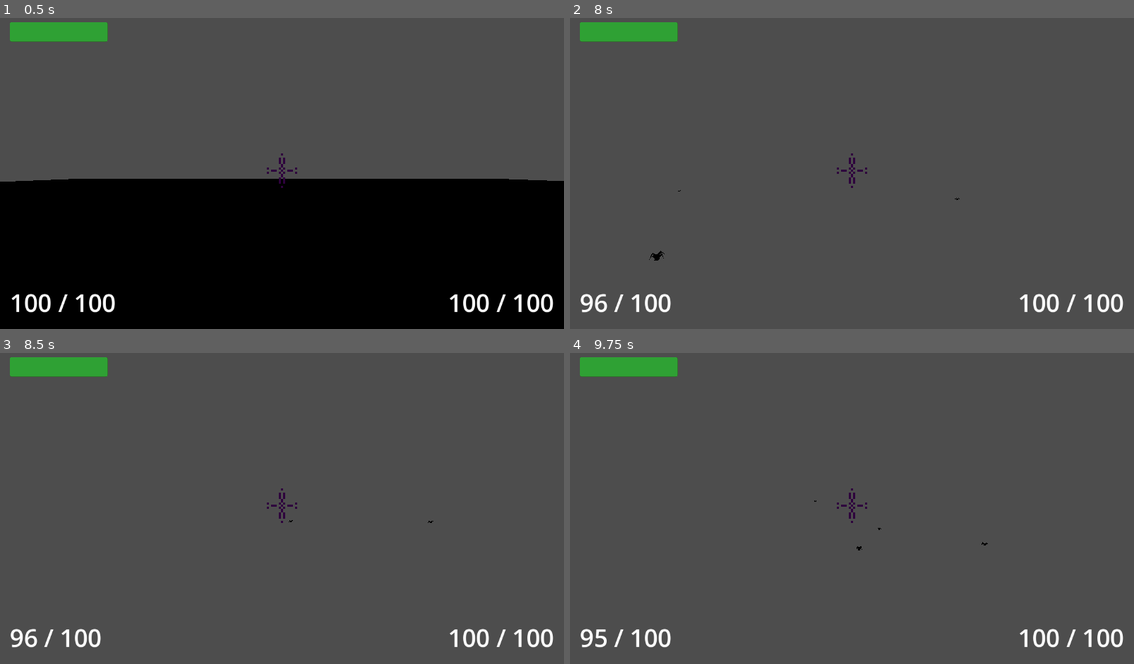
Above: before the commit, frames 1-4 (two rows, left to right).
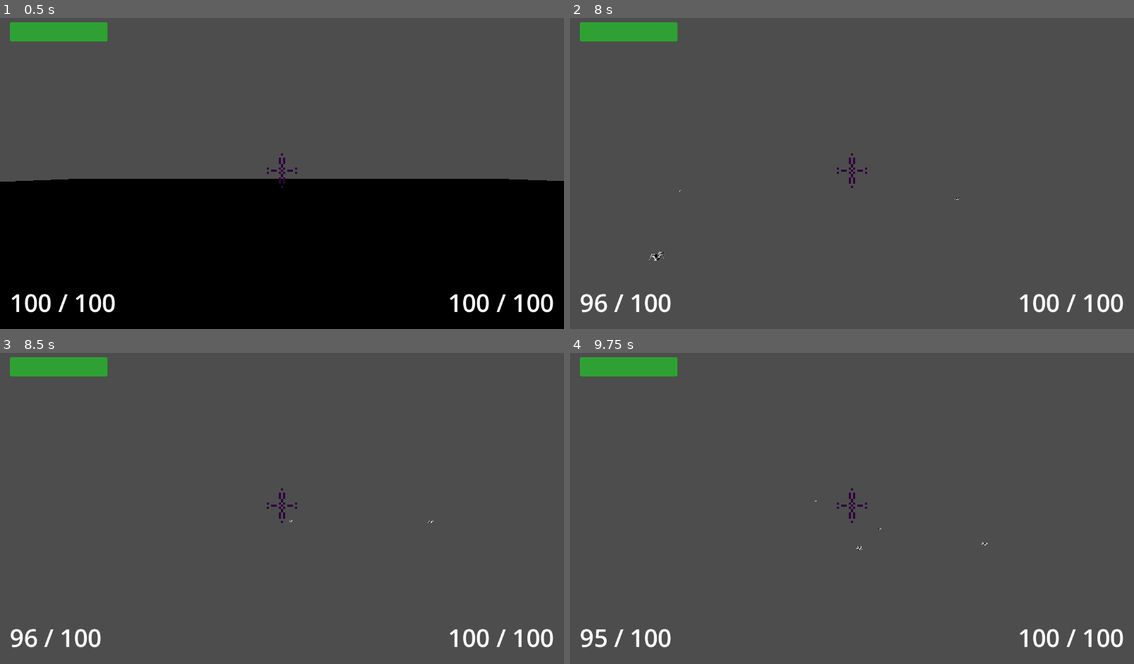
Above: after the commit, the same moments.

Repository: Bubullzz/CodeName-MegaKill
Game: Godot game, scene res://scenes/base.tscn
Same seed, same stepped clock (60 frames per second), same inputs: the game is played once before the commit and once after it.
Inputs (mouse positions are in pixels of both pictures, inside the frame that each line leads up to):
- Up to frame 1 (0.5 s): no input
- Up to frame 2 (8 s): tap Enter at 0.5, 5, 6.5 s; move the mouse to (880, 170) at 0.52 s; hold 0 0.53-1.28 s; hold Up (ui_up) 0.53-5.78 s; click (880, 170) at 0.67 s; tap Space (jump) at 0.77, 1.52, 3.02, 3.77, 4.25, 4.52, 5.75, 6.02, 6.77, 7.25, 7.52 s; move the mouse to (823, 173) at 1.27 s; tap 1 every 1.5 s from 1.35 to 7.35 s; move the mouse to (863, 164) at 2.02 s; hold 0 2.03-2.78 s; move the mouse to (846, 176) at 2.77 s; click (846, 176) at 2.92 s; move the mouse to (891, 173) at 3.52 s; hold 0 3.53-4.28 s; move the mouse to (806, 167) at 4.27 s; move the mouse to (857, 170) at 5.02 s; hold 0 5.03-5.78 s; click (857, 170) at 5.17 s; move the mouse to (829, 164) at 5.77 s; hold Right (ui_right) 5.78-6.53 s; move the mouse to (880, 170) at 6.52 s; hold 0 6.53-7.28 s; hold Up (ui_up) from 6.53 s (still down); move the mouse to (823, 173) at 7.27 s; click (823, 173) at 7.42 s
- Up to frame 3 (8.5 s): keep holding Up (ui_up); move the mouse to (293, 499) at 8.02 s; hold 0 from 8.03 s (still down)
- Up to frame 4 (9.75 s): move the mouse to (846, 511) at 8.77 s; release Up (ui_up) at 8.78 s; release 0 at 8.78 s; hold Left (ui_left) 8.78-9.53 s; tap 1 at 8.85 s; tap Space (jump) at 9.02 s; move the mouse to (891, 508) at 9.52 s; hold Up (ui_up) from 9.53 s (still down); hold 0 from 9.53 s (still down); click (891, 508) at 9.67 s

Frame 1 is identical in both runs. In frame 2, less than 0.1% of the frame differs, in the area x 14-70%, y 55-79%; in frame 3, less than 0.1%; in frame 4, less than 0.1%.

Commit message:
added a sun in main map

Diff:
--- a/scenes/base.tscn
+++ b/scenes/base.tscn
@@ -33,9 +33,7 @@
 
 [node name="Player" parent="." unique_id=278495042 node_paths=PackedStringArray("left_weapon", "right_weapon") instance=ExtResource("2_baglu")]
 transform = Transform3D(1, 0, 0, 0, 1, 0, 0, 0, 1, -1.64392, 0.5, -1.58216)
-speed = 14
 jump_impulse = 25
-health = 100
 left_weapon = NodePath("../Pistol")
 right_weapon = NodePath("../Pistol2")
 
@@ -47,3 +45,6 @@
 
 [node name="GoonsManager" parent="." unique_id=1590915699 instance=ExtResource("5_xvvcp")]
 script = ExtResource("6_hh5oj")
+
+[node name="DirectionalLight3D" type="DirectionalLight3D" parent="." unique_id=1438451221]
+transform = Transform3D(1, 0, 0, 0, 1, 0, 0, 0, 1, -37, 22, 0)
